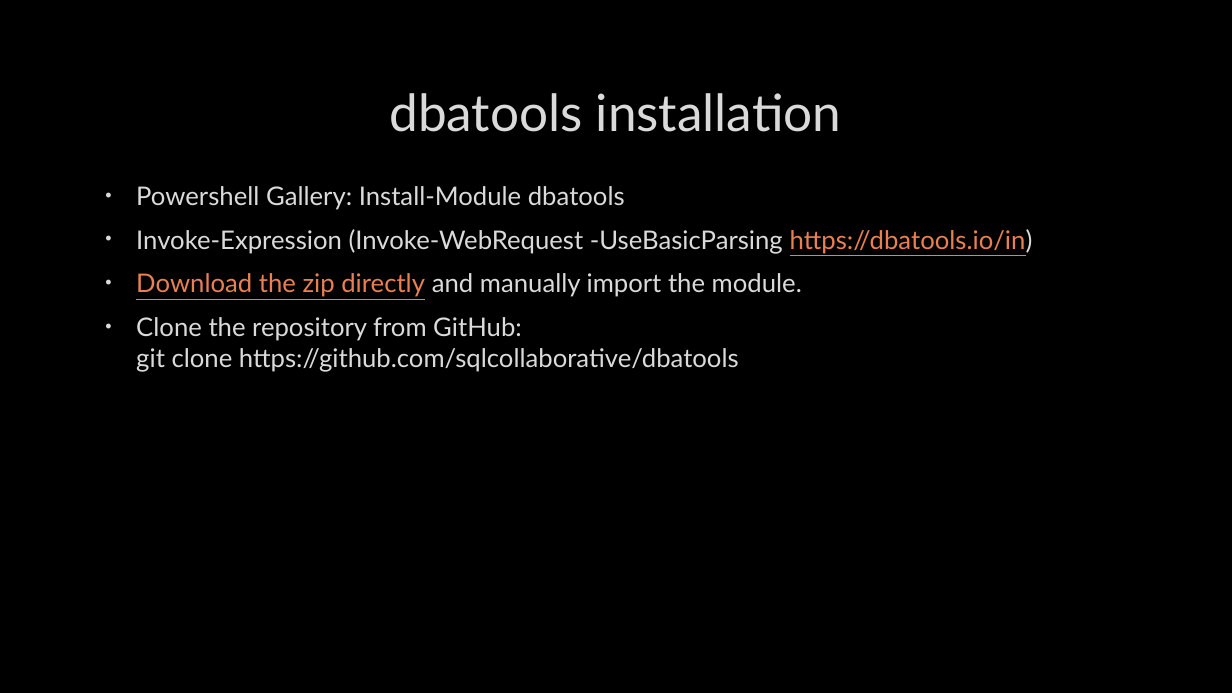
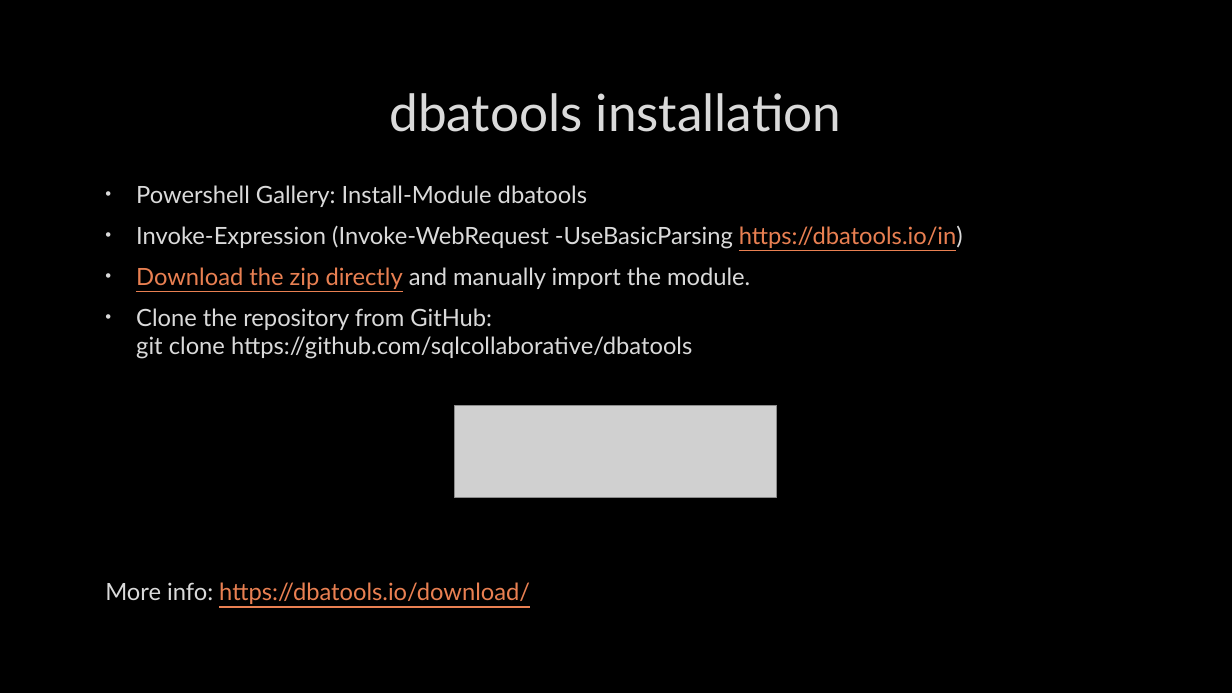
Before and after one commit to dataplat/community-presentations, a slide deck: slide 16 of kirill-kravtsov/The wonders of modern SQL administration/The wonders of modern SQL administration.pptx (slide 15 before the commit). Drawn at 1232x693 pixels with LibreOffice and Linux fonts; fonts in the diff are those of the drawing; grey boxes stand for pictures; background and template pictures are left out. Boxes give left, top, right and bottom in pixels: in the first picture for what was removed or moved away, otherwise in the second. Text is boxed around its words. In the diff, an @@ line names an element or a change of style, - is before the commit and + after.

```diff
--- a/kirill-kravtsov/The wonders of modern SQL administration/The wonders of modern SQL administration.pptx
+++ b/kirill-kravtsov/The wonders of modern SQL administration/The wonders of modern SQL administration.pptx
@@ text at (x1=136, y1=185, x2=963, y2=359): size 20 to 18.5 pt in "Powershell Gallery: Install-Module dbatools", "Invoke-Expression (Invoke-WebRequest -UseBasicParsing https: ...", "Download the zip directly and manually import ...", "Clone the repository from GitHub: git clone ..." @@
@@ picture added at (x1=455, y1=405, x2=777, y2=497) @@
@@ text at (x1=105, y1=582, x2=530, y2=604): paragraph added @@
+More info: https://dbatools.io/download/
```
Also in this commit, not shown: 11 other slides changed, 1 slide added, 1 other file.
